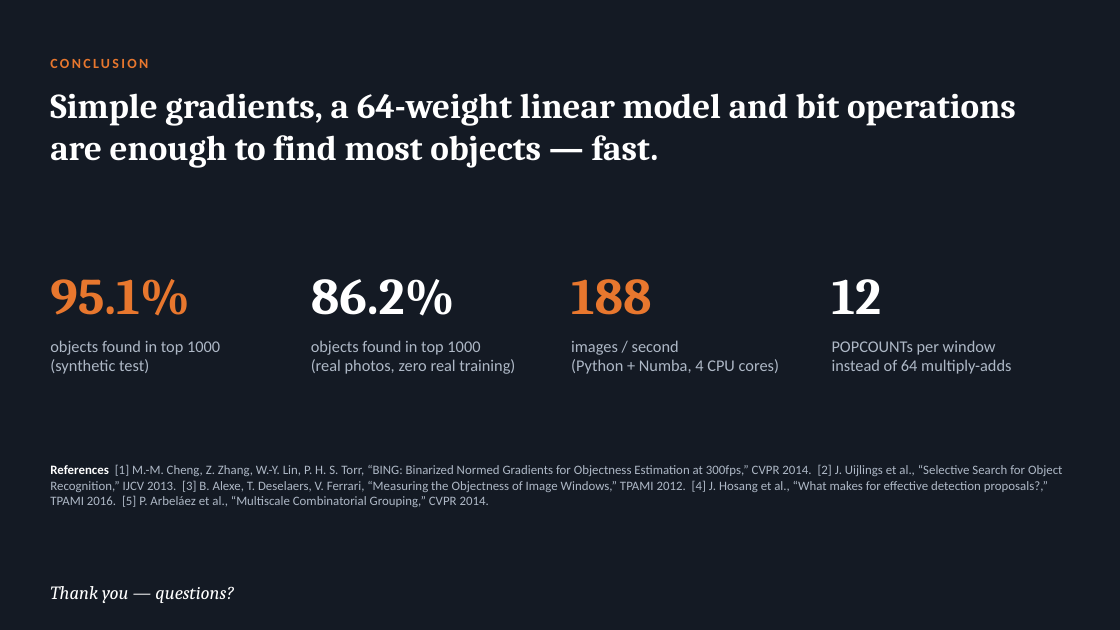
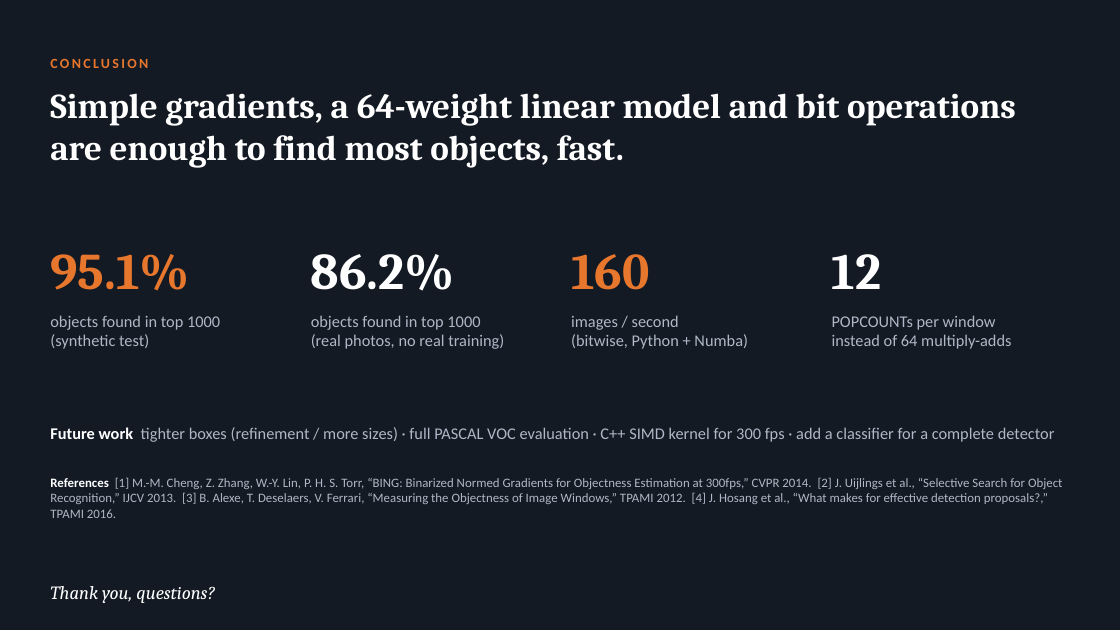
Before and after one commit to hari18305/cvprojectg10, a slide deck: slide 12 of presentation/BING_Objectness_Group10.pptx (slide 18 before the commit). Drawn at 1120x630 pixels with LibreOffice and Linux fonts; fonts in the diff are those of the drawing. Boxes give left, top, right and bottom in pixels: in the first picture for what was removed or moved away, otherwise in the second. Text is boxed around its words. In the diff, an @@ line names an element or a change of style, - is before the commit and + after.

```diff
--- a/presentation/BING_Objectness_Group10.pptx
+++ b/presentation/BING_Objectness_Group10.pptx
@@ text at (50, 93, 1016, 168): text changed @@
-Simple gradients, a 64-weight linear model and bit operations are enough to find most objects — fast.
+Simple gradients, a 64-weight linear model and bit operations are enough to find most objects, fast.
@@ text at (571, 254, 649, 290): text changed @@
-188
+160
@@ 7 texts: place and size @@
-7 texts at (50, 279, 1011, 374)
+7 texts at (50, 254, 1011, 349)
@@ text at (311, 334, 504, 349): text changed @@
-(real photos, zero real training)
+(real photos, no real training)
@@ text at (571, 334, 748, 349): text changed @@
-(Python + Numba, 4 CPU cores)
+(bitwise, Python + Numba)
@@ text added at (50, 427, 1055, 442), 14 pt, text #AEB8C6 @@
+Future work tighter boxes (refinement / more sizes) · full PASCAL VOC evaluation · C++ SIMD kernel for 300 fps · add a classifier for a complete detector
@@ text at (50, 477, 1062, 518): text changed @@
-References [1] M.-M. Cheng, Z. Zhang, W.-Y. Lin, P. H. S. Torr, “BING: Binarized Normed Gradients for Objectness Estimation at 300fps,” CVPR 2014. [2] J. Uijlings et al., “Selective Search for Object Recognition,” IJCV 2013. [3] B. Alexe, T. Deselaers, V. Ferrari, “Measuring the Objectness of Image Windows,” TPAMI 2012. [4] J. Hosang et al., “What makes for effective detection proposals?,” TPAMI 2016. [5] P. Arbeláez et al., “Multiscale Combinatorial Grouping,” CVPR 2014.
+References [1] M.-M. Cheng, Z. Zhang, W.-Y. Lin, P. H. S. Torr, “BING: Binarized Normed Gradients for Objectness Estimation at 300fps,” CVPR 2014. [2] J. Uijlings et al., “Selective Search for Object Recognition,” IJCV 2013. [3] B. Alexe, T. Deselaers, V. Ferrari, “Measuring the Objectness of Image Windows,” TPAMI 2012. [4] J. Hosang et al., “What makes for effective detection proposals?,” TPAMI 2016.
@@ text at (50, 586, 215, 603): text changed @@
-Thank you — questions?
+Thank you, questions?
```
Also in this commit, not shown: 6 other slides changed, 4 slides added, 10 slides removed, 1 other file.
